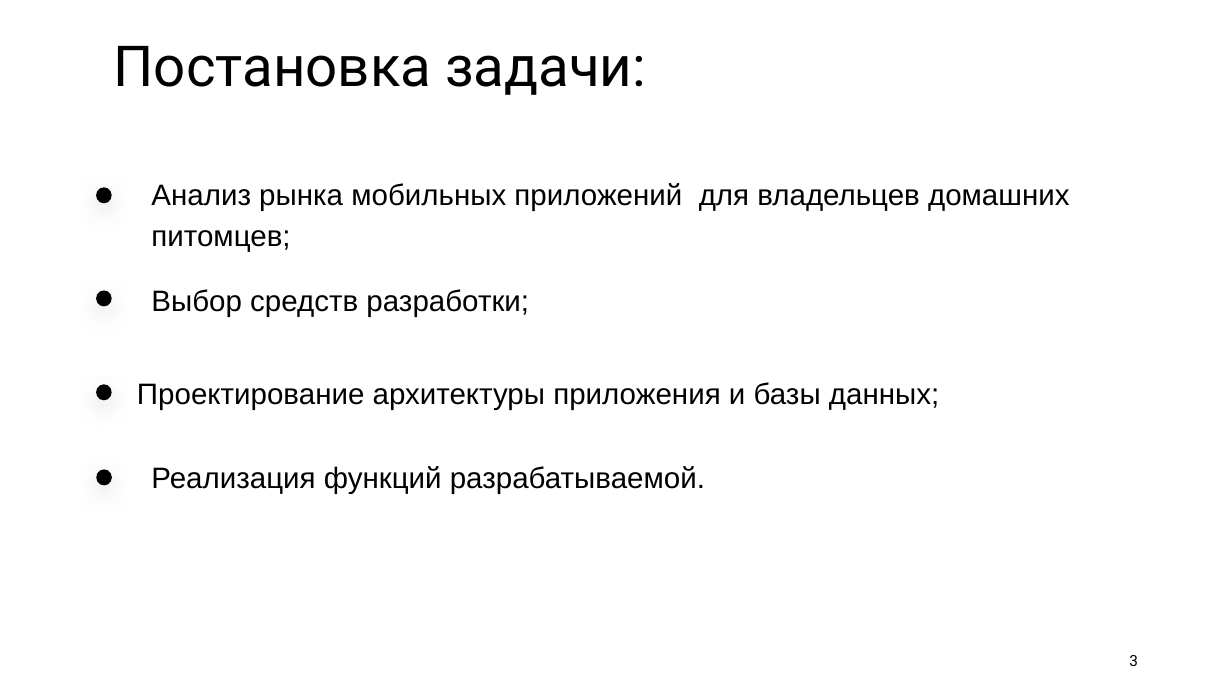
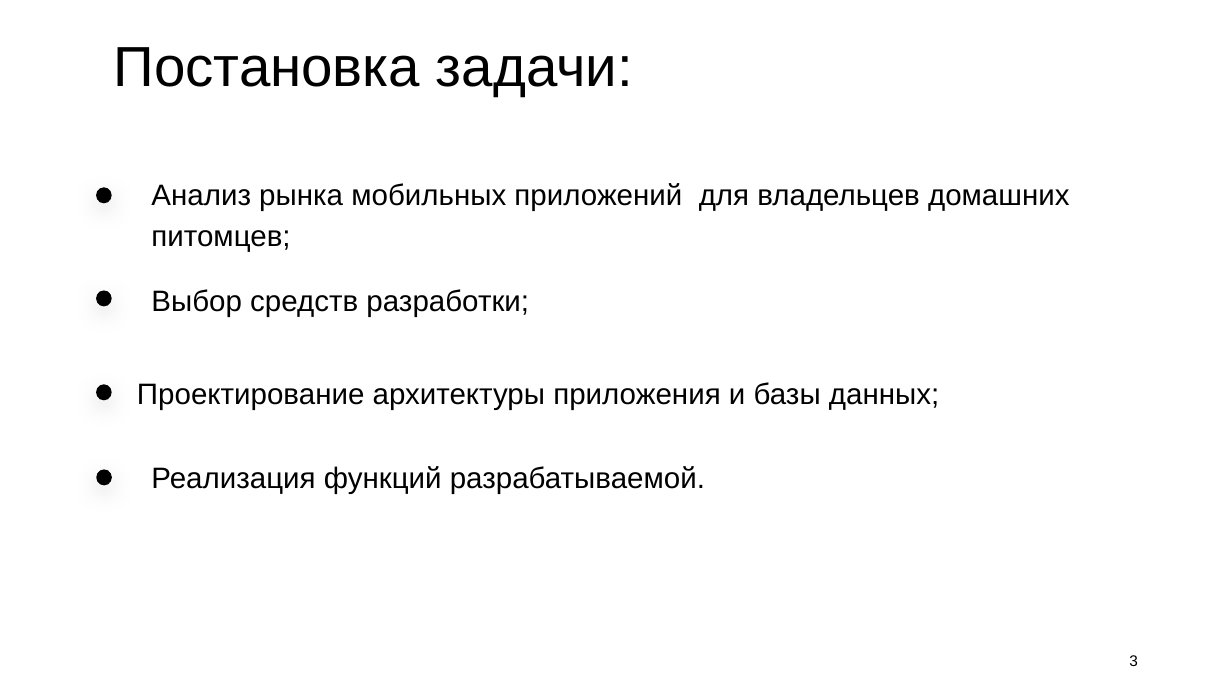
Before and after one commit to kattrin0/petDiarry_, a slide deck: slide 3 of documentation/презентация_PetDiary.pptx. Drawn at 1232x693 pixels with LibreOffice and Linux fonts; fonts in the diff are those of the drawing. Boxes give left, top, right and bottom in pixels: in the first picture for what was removed or moved away, otherwise in the second. Text is boxed around its words. In the diff, an @@ line names an element or a change of style, - is before the commit and + after.

```diff
--- a/documentation/презентация_PetDiary.pptx
+++ b/documentation/презентация_PetDiary.pptx
@@ text "Постановка задачи:" at (114, 47, 633, 96): font Roboto to Arial @@
```
Also in this commit, not shown: 11 other slides changed, 3 other files.
